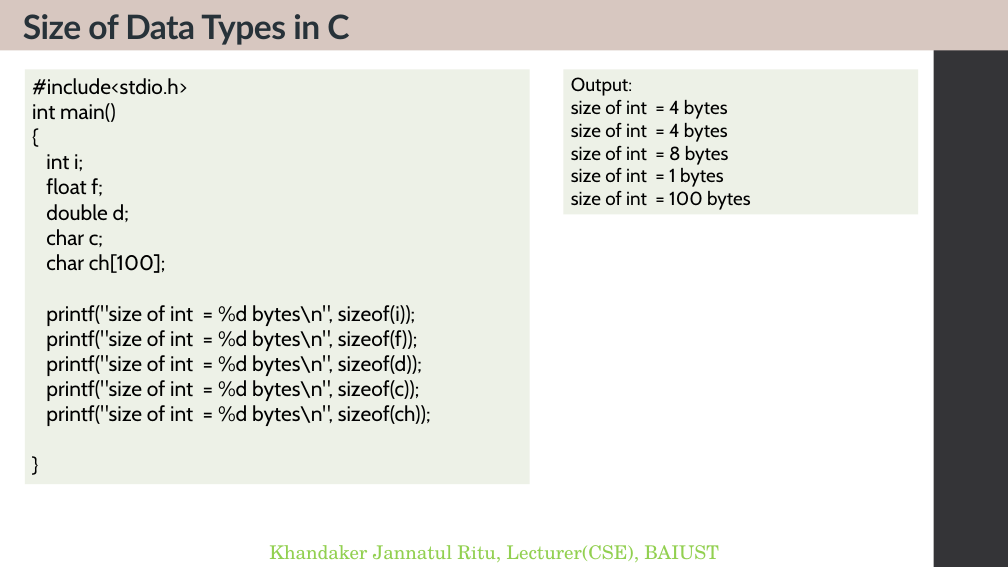
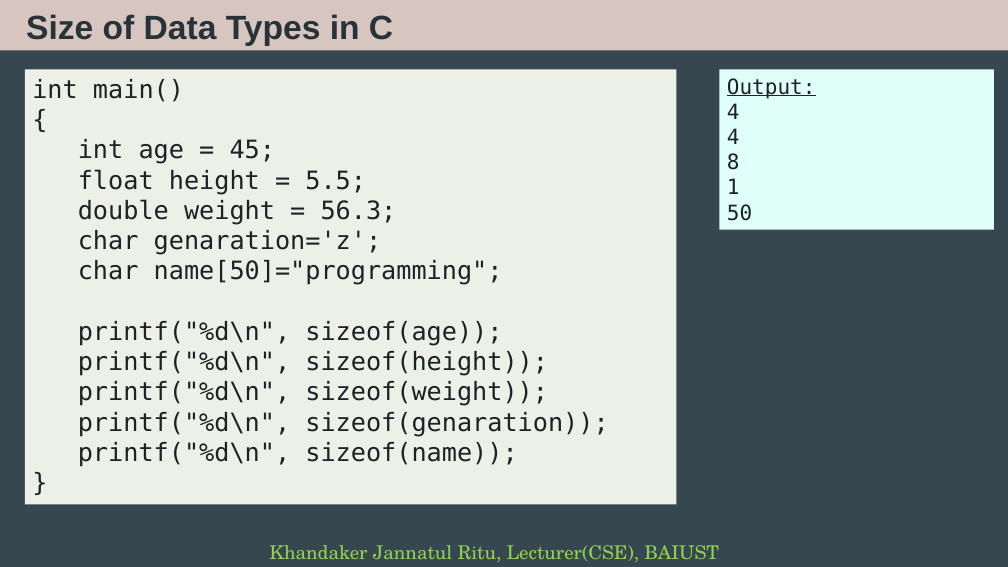
Before and after one commit to Raajokiaa-Ritu/03_Course___Structural-Programming-Language-C, a slide deck: slide 26 of Lecture - 1 introduction to c.pptx (slide 51 before the commit). Drawn at 1008x567 pixels with LibreOffice and Linux fonts; fonts in the diff are those of the drawing. Boxes give left, top, right and bottom in pixels: in the first picture for what was removed or moved away, otherwise in the second. Text is boxed around its words. In the diff, an @@ line names an element or a change of style, - is before the commit and + after.

```diff
--- a/Lecture - 1 introduction to c.pptx
+++ b/Lecture - 1 introduction to c.pptx
@@ background #FFFFFF to #37474F @@
@@ title "Size of Data Types in ..." at (0,0,1008,51): font Lato to Arial, letter spacing -0.5 to 0 pt; fill #D7C7C0 to #D7C5BF @@
@@ rectangle removed at (934,0,1008,567) @@
@@ rectangle "int main()": place and size @@
-rectangle "int main()" at (25,70,530,485)
+rectangle "int main()" at (25,70,677,505)
@@ rectangle "int main()" at (25,70,677,505): fill #EDF1E7 to #EDF0E6 @@
@@ text in rectangle at (32,78,187,95): paragraph removed @@
-#include<stdio.h>
@@ text in rectangle at (32,79,184,102): size 20 to 24 pt, font Cabin to DejaVu Sans Mono, text colour #000000 to #1C2428 in "int main()", "{", "}" @@
@@ rectangle removed at (563,70,918,215) @@
-Output:
-size of int = 4 bytes
-size of int = 4 bytes
-size of int = 8 bytes
-size of int = 1 bytes
-size of int = 100 bytes
@@ rectangle added at (720,70,994,230), fill #E0FFF8, 20 pt, text #1C2428, underline @@
+Output:
+4
+4
+8
+1
+50
@@ text in rectangle at (78,139,608,467): text changed; size 20 to 24 pt; font Cabin to DejaVu Sans Mono; text colour #000000 to #1C2428 @@
-int i;
-float f;
-double d;
-char c;
-char ch[100];
-printf("size of int = %d bytes\n", sizeof(i));
-printf("size of int = %d bytes\n", sizeof(f));
-printf("size of int = %d bytes\n", sizeof(d));
-printf("size of int = %d bytes\n", sizeof(c));
-printf("size of int = %d bytes\n", sizeof(ch));
+int age = 45;
+float height = 5.5;
+double weight = 56.3;
+char genaration='z';
+char name[50]="programming";
+printf("%d\n", sizeof(age));
+printf("%d\n", sizeof(height));
+printf("%d\n", sizeof(weight));
+printf("%d\n", sizeof(genaration));
+printf("%d\n", sizeof(name));
```
Also in this commit, not shown: 41 other slides changed, 5 slides added, 51 slides removed.
